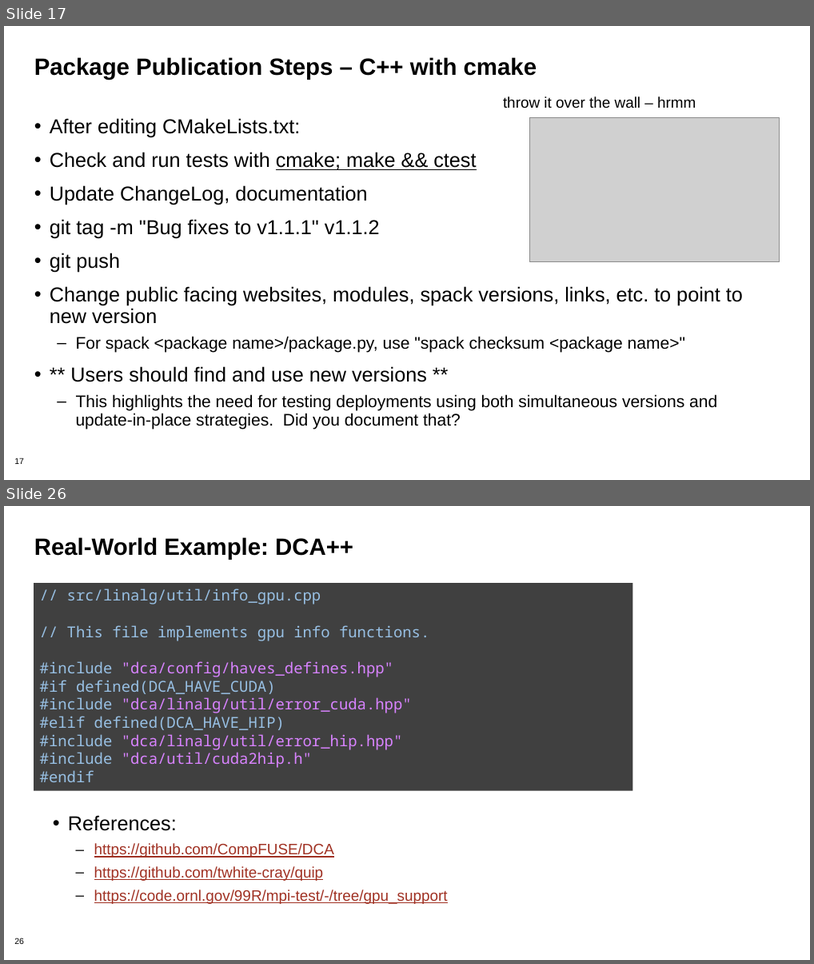
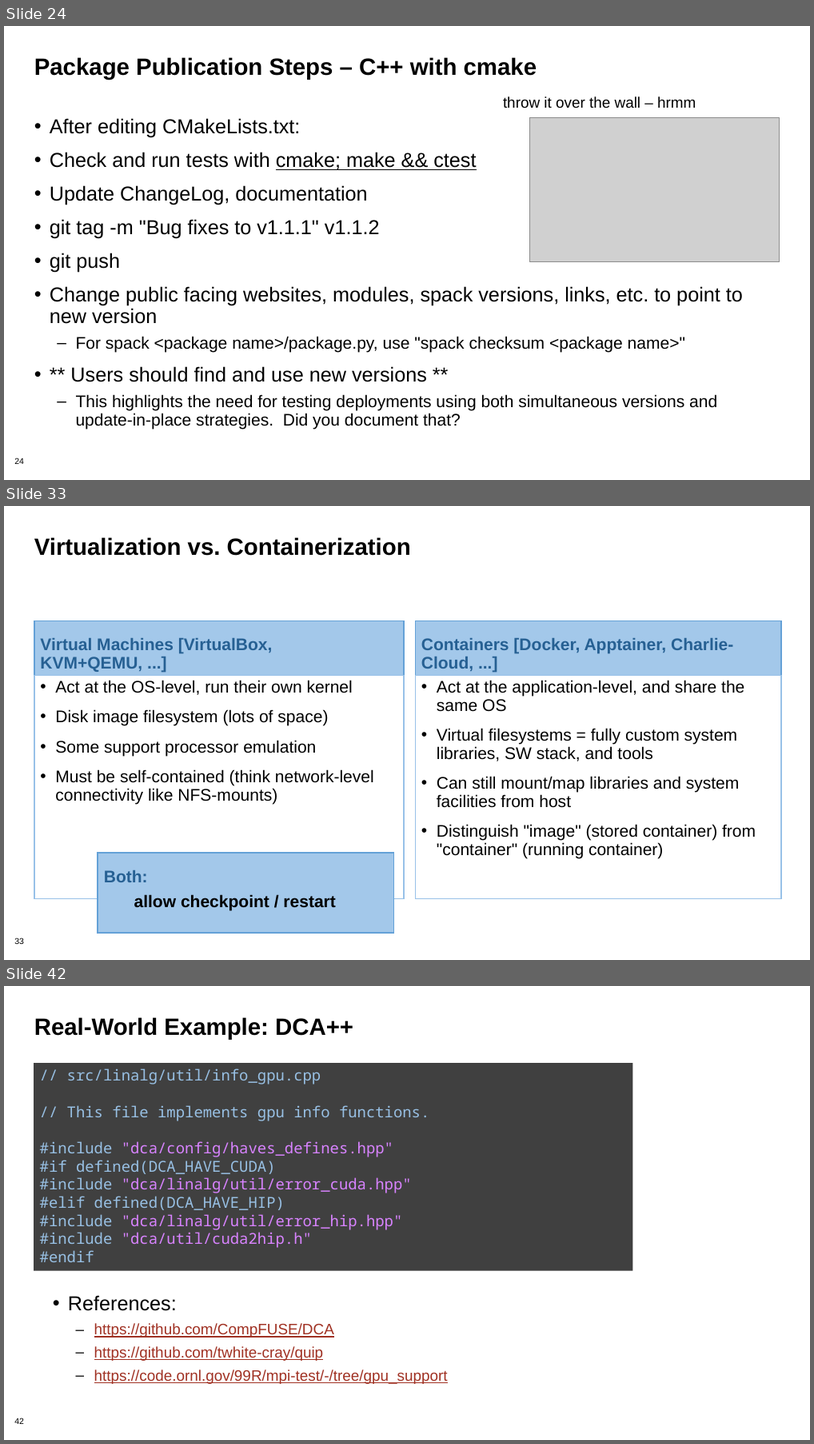
Before and after one commit to bssw-tutorial/presentations, a slide deck: packaging.pptx. Shown one above the other, each under a label of ours: slides 17 and 26 before the commit, slides 24, 33 and 42 after it; the slides between them are not shown. The pictures are 814x964 and 814x1444 pixels, drawn with LibreOffice and Linux fonts; fonts in the diff are those of the drawing; grey boxes stand for pictures; background and template pictures are left out. Boxes give left, top, right and bottom in pixels: in the first picture for what was removed or moved away, otherwise in the second. Text is boxed around its words. In the diff, an @@ line names an element or a change of style, - is before the commit and + after.

```diff
--- a/packaging.pptx
+++ b/packaging.pptx
@@ slide 33 added at [4,506,810,960], background #FFFFFF; not listed: 1 template element that a slide beside it also shows @@
@@ title added at [34,537,411,556], 28 pt, text #000000, bold @@
+Virtualization vs. Containerization
@@ text added at [34,621,404,676], fill #A3C8EA, outline #64A1D7 1.5 pt, 20 pt, text #266093, bold @@
+Virtual Machines [VirtualBox, KVM+QEMU, ...]
@@ text added at [415,621,782,676], fill #A3C8EA, outline #64A1D7 1.5 pt, 20 pt, text #266093, bold @@
+Containers [Docker, Apptainer, Charlie-Cloud, ...]
@@ text added at [34,676,404,899], outline #98C1E8 1.5 pt, 20 pt, text #000000 @@
+• Act at the OS-level, run their own kernel
+• Disk image filesystem (lots of space)
+• Some support processor emulation
+• Must be self-contained (think network-level connectivity like NFS-mounts)
@@ text added at [415,676,782,899], outline #98C1E8 1.5 pt, 20 pt, text #000000 @@
+• Act at the application-level, and share the same OS
+• Virtual filesystems = fully custom system libraries, SW stack, and tools
+• Can still mount/map libraries and system facilities from host
+• Distinguish "image" (stored container) from "container" (running container)
@@ rectangle added at [98,852,394,932], fill #A3C8EA, outline #64A1D7 1.5 pt, 20 pt, text #000000, bold @@
+Both:
+  allow checkpoint / restart
@@ what was slide 17 is now slide 24 @@
@@ page number at [14,457,24,464]: text changed @@
-17
+24
@@ what was slide 26 is now slide 42 @@
@@ page number at [14,1417,24,1424]: text changed @@
-26
+42
```
Also in this commit, not shown: 29 slides changed, 21 other slides added.
